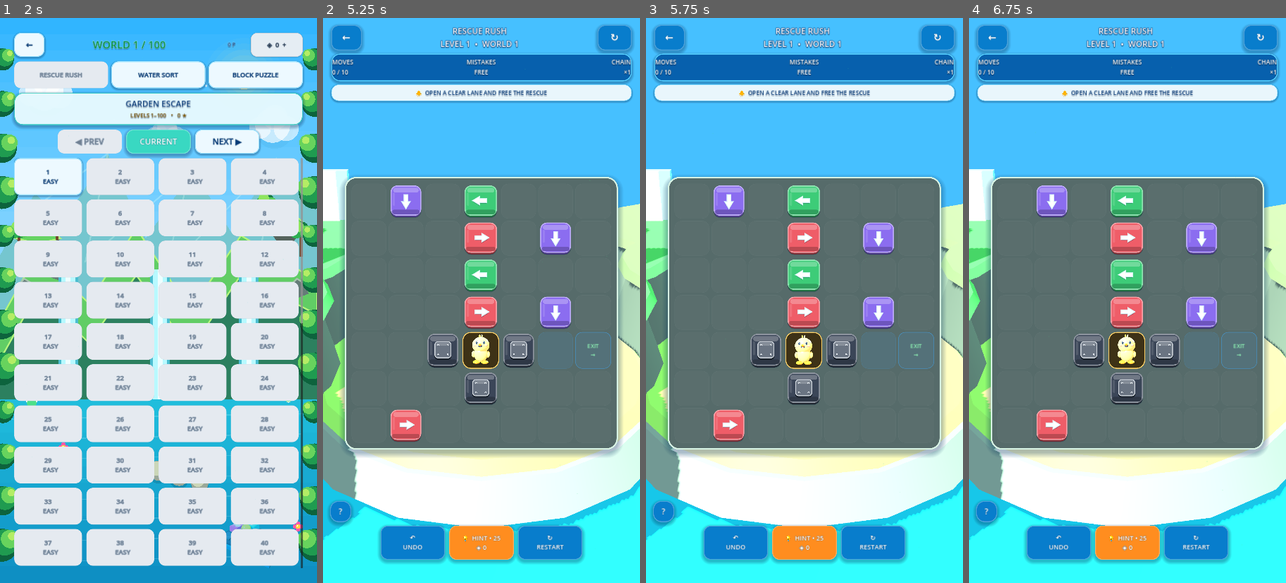
Above: before the commit, frames 1-4 (left to right).
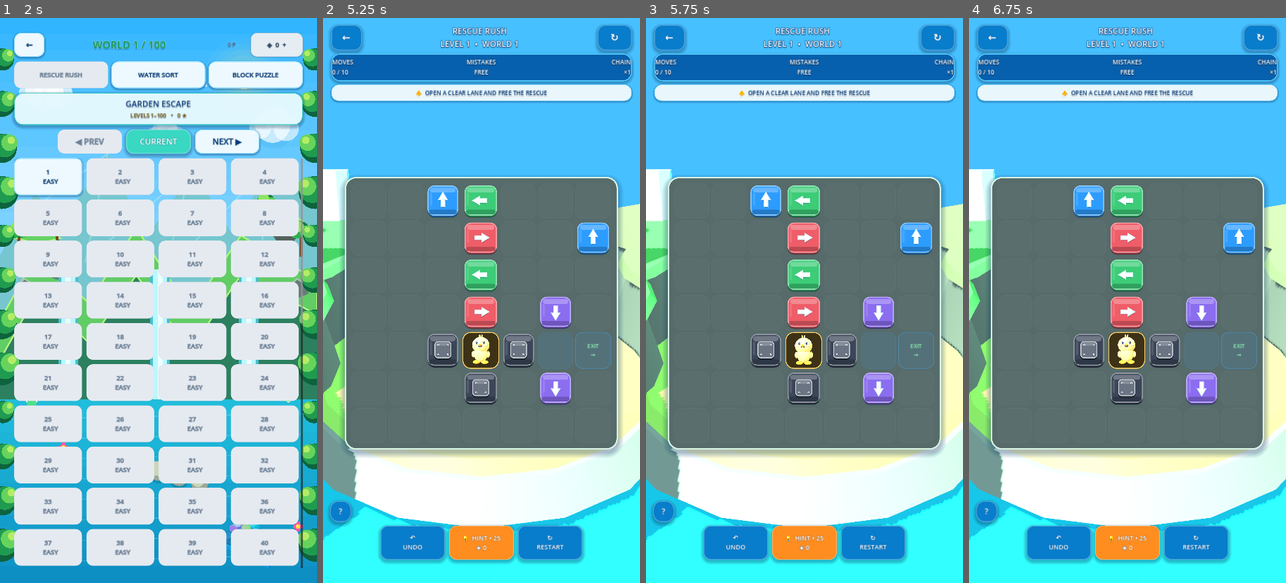
Above: after the commit, the same moments.

Repository: eghosa001/unjam
Game: Godot game, scene res://scenes/Main.tscn
Two runs of this game, one before a commit and one after it. Both use one fixed random seed, a clock stepped at 60 frames per second and the inputs below.
Inputs:
- Up to frame 1 (2 s): click "▶ PLAY" at 0.5 s; click "PLAY ›" at 1.25 s
- Up to frame 2 (5.25 s): click "1 EASY" at 2 s; click "↻ RESTART" at 2.75 s; click "↻ RESTART" at 3.5 s; click "↻ RESTART" at 4.25 s; click "GOT IT — PLAY" at 5 s
- Up to frame 3 (5.75 s): no input
- Up to frame 4 (6.75 s): click "?" at 5.75 s; click "GOT IT — PLAY" at 6.5 s

Frame 1 is identical in both runs. In frame 2, 3.2% of the frame differs, in the area x 21-91%, y 29-75%; in frame 3, 3.2%; in frame 4, 3.2%.

Commit message:
Use fast dependency-biased Rescue placement

Diff:
--- a/scripts/core/campaign_generator.gd
+++ b/scripts/core/campaign_generator.gd
@@ -206,60 +206,80 @@
 	var occupied := _occupied_map(pieces)
 	var rng := RandomNumberGenerator.new()
 	rng.seed = seed_value
-	var best_pos := Vector2i(-1, -1)
-	var best_direction := "right"
-	var best_score := -1
-
-	# Dense late boards used to scan every cell/direction and repeatedly rescan
-	# the full piece array. Sample a deterministic candidate set first and use an
-	# O(1) occupancy map; this keeps 10,000-level generation viable on mobile.
-	var attempts := mini(72, size * size * 2)
+	var fallback_pos := Vector2i(-1, -1)
+	var fallback_direction := "right"
+
+	# Prefer a legal placement that blocks at least one earlier arrow. We only
+	# need one good dependency-producing placement, not an exhaustive ranking.
+	var attempts := mini(24, size * size)
 	for _attempt in range(attempts):
 		var pos := Vector2i(rng.randi_range(0, size - 1), rng.randi_range(0, size - 1))
-		if pos == rescue_pos or occupied.has(pos):
+		if pos == rescue_pos or occupied.has(pos) or not _special_position_safe(type, pos, pieces):
 			continue
 		var direction_index := rng.randi_range(0, 3)
 		var direction := DIR_VECTORS[direction_index]
 		if not _candidate_path_clear_map(pos, direction, occupied, rescue_pos, size):
 			continue
-		var impact := _blocking_impact_map(pos, pieces, occupied, rescue_pos, size)
-		var score := impact * 100 + _route_length(pos, direction, size) * 4
-		if score > best_score:
-			best_score = score
-			best_pos = pos
-			best_direction = DIR_NAMES[direction_index]
-			if impact >= 2:
-				break
-
-	# Deterministic exhaustive fallback only when the sampled set found nothing.
-	# It is rare, but guarantees dense boards continue filling rather than silently
-	# dropping below their configured object target.
-	if best_score < 0:
-		for y in range(size):
-			for x in range(size):
-				var pos := Vector2i(x, y)
-				if pos == rescue_pos or occupied.has(pos):
-					continue
-				for direction_index in range(4):
-					var direction := DIR_VECTORS[direction_index]
-					if _candidate_path_clear_map(pos, direction, occupied, rescue_pos, size):
-						best_pos = pos
-						best_direction = DIR_NAMES[direction_index]
-						best_score = 0
-						break
-				if best_score >= 0:
-					break
-			if best_score >= 0:
-				break
-
-	if best_score < 0:
-		return -1
-	var piece := _piece(best_pos.x, best_pos.y, type, best_direction)
+		if fallback_pos.x < 0:
+			fallback_pos = pos
+			fallback_direction = DIR_NAMES[direction_index]
+		if _blocks_existing_path(pos, pieces, occupied, rescue_pos, size):
+			return _append_piece(pieces, pos, type, DIR_NAMES[direction_index], metadata)
+
+	if fallback_pos.x >= 0:
+		return _append_piece(pieces, fallback_pos, type, fallback_direction, metadata)
+
+	# Deterministic exhaustive fallback is only for very dense boards where the
+	# small sample missed the remaining legal cell.
+	for y in range(size):
+		for x in range(size):
+			var pos := Vector2i(x, y)
+			if pos == rescue_pos or occupied.has(pos) or not _special_position_safe(type, pos, pieces):
+				continue
+			for direction_index in range(4):
+				var direction := DIR_VECTORS[direction_index]
+				if _candidate_path_clear_map(pos, direction, occupied, rescue_pos, size):
+					return _append_piece(pieces, pos, type, DIR_NAMES[direction_index], metadata)
+	return -1
+
+static func _append_piece(pieces: Array[Dictionary], pos: Vector2i, type: String, direction: String, metadata: Dictionary) -> int:
+	var piece := _piece(pos.x, pos.y, type, direction)
 	for key in metadata.keys():
 		piece[key] = metadata[key]
 	var index := pieces.size()
 	pieces.append(piece)
 	return index
+
+static func _special_position_safe(type: String, pos: Vector2i, pieces: Array[Dictionary]) -> bool:
+	if type == "rotate":
+		for direction in DIR_VECTORS:
+			var idx := _piece_index_at(pieces, pos + direction)
+			if idx >= 0 and String(pieces[idx].get("type", "normal")) not in ["blocker", "gate"]:
+				return false
+	elif type == "bomb":
+		for y in range(pos.y - 1, pos.y + 2):
+			for x in range(pos.x - 1, pos.x + 2):
+				var idx := _piece_index_at(pieces, Vector2i(x, y))
+				if idx >= 0 and String(pieces[idx].get("type", "normal")) == "key":
+					return false
+	return true
+
+static func _blocks_existing_path(candidate: Vector2i, pieces: Array[Dictionary], occupied: Dictionary, rescue_pos: Vector2i, size: int) -> bool:
+	for piece in pieces:
+		var type_name := String(piece.get("type", "normal"))
+		if type_name in ["blocker", "gate"]:
+			continue
+		var direction := _dir_vector(String(piece.get("direction", "right")))
+		var cursor := _piece_pos(piece) + direction
+		while _inside(cursor, size):
+			if cursor == rescue_pos:
+				break
+			if cursor == candidate:
+				return true
+			if occupied.has(cursor):
+				break
+			cursor += direction
+	return false
 
 static func _occupied_map(pieces: Array[Dictionary]) -> Dictionary:
 	var result: Dictionary = {}
@@ -276,24 +296,6 @@
 		cursor += direction
 	return true
 
-static func _blocking_impact_map(candidate: Vector2i, pieces: Array[Dictionary], occupied: Dictionary, rescue_pos: Vector2i, size: int) -> int:
-	var impact := 0
-	for piece in pieces:
-		var type_name := String(piece.get("type", "normal"))
-		if type_name in ["blocker", "gate"]:
-			continue
-		var direction := _dir_vector(String(piece.get("direction", "right")))
-		var cursor := _piece_pos(piece) + direction
-		while _inside(cursor, size):
-			if cursor == rescue_pos:
-				break
-			if cursor == candidate:
-				impact += 1
-				break
-			if occupied.has(cursor):
-				break
-			cursor += direction
-	return impact
 
 static func _route_length(pos: Vector2i, direction: Vector2i, size: int) -> int:
 	var count := 0
